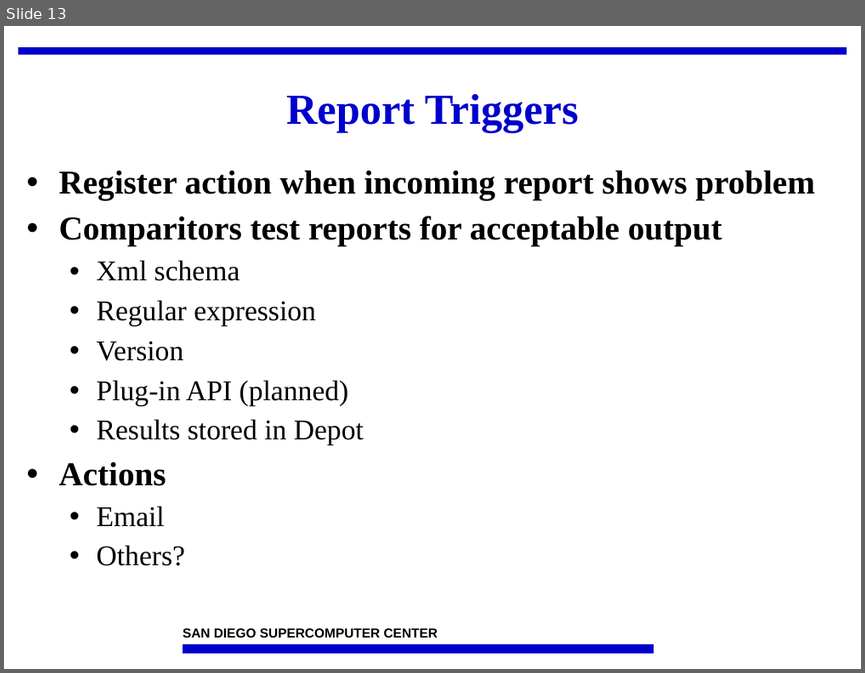
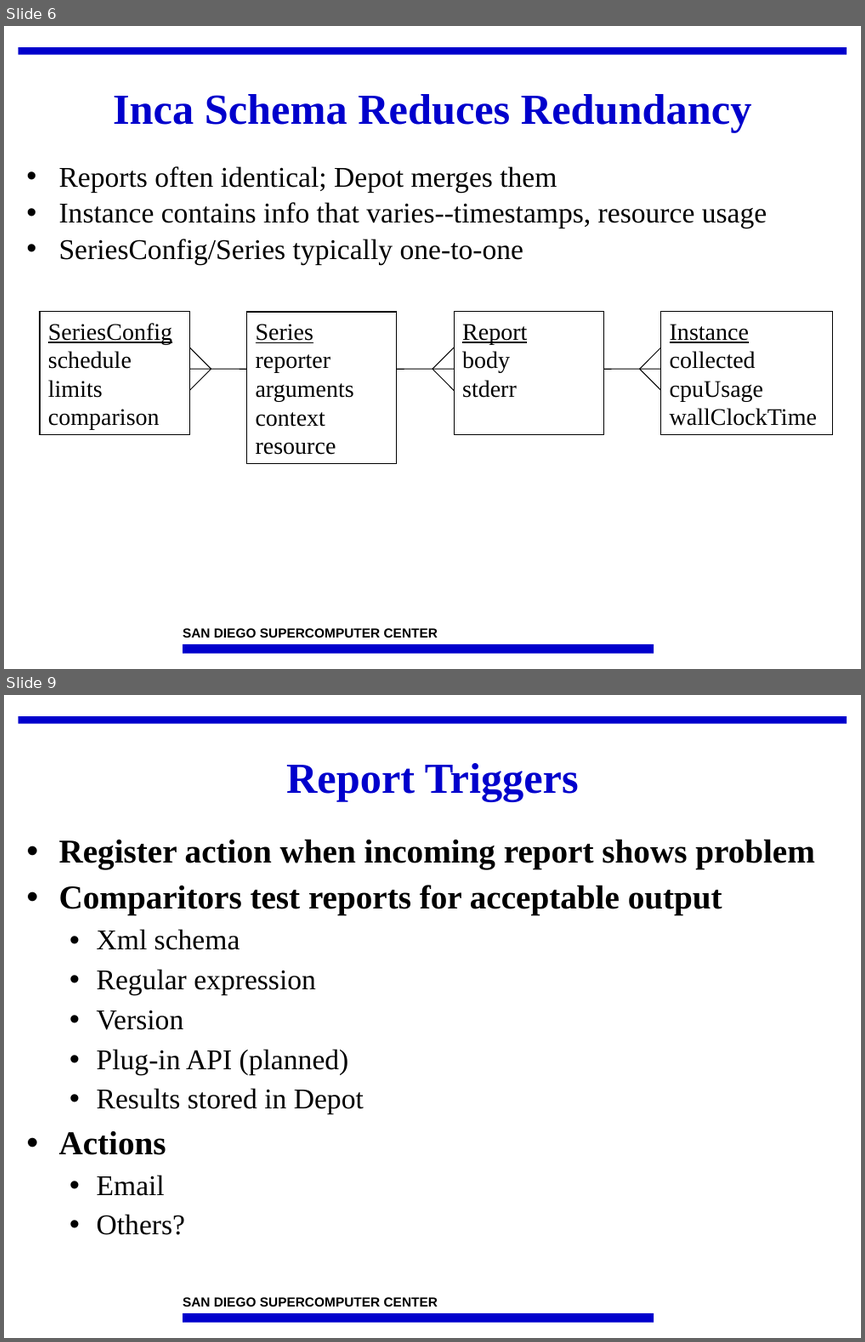
Before and after one commit to IncaProject/inca-xsede, a slide deck: talks/2008workshop/depot.ppt. Shown one above the other, each under a label of ours: slide 13 before the commit, slides 6 and 9 after it; the slides between them are not shown. The pictures are 865x673 and 865x1342 pixels, drawn with LibreOffice and Linux fonts; fonts in the diff are those of the drawing; background and template pictures are left out. Boxes give left, top, right and bottom in pixels: in the first picture for what was removed or moved away, otherwise in the second. Text is boxed around its words. In the diff, an @@ line names an element or a change of style, - is before the commit and + after.

```diff
--- a/talks/2008workshop/depot.ppt
+++ b/talks/2008workshop/depot.ppt
@@ slide 6 added at (4,26,861,669), background #FFFFFF; not listed: 3 template elements that a slide beside it also shows @@
@@ title added at (113,94,752,133), 36 pt, text #0000CC, bold @@
+Inca Schema Reduces Redundancy
@@ text added at (59,166,766,265), 24 pt, text #000000 @@
+• Reports often identical; Depot merges them
+• Instance contains info that varies--timestamps, resource usage
+• SeriesConfig/Series typically one-to-one
@@ rectangle added at (40,312,190,435), outline #000000 0.74 pt, 20 pt, text #000000 @@
+SeriesConfig
+schedule limits
+comparison
@@ rectangle added at (246,312,397,463), outline #000000 0.74 pt, 20 pt, text #000000 @@
+Series
+reporter
+arguments
+context
+resource
@@ rectangle added at (454,312,604,435), outline #000000 0.74 pt, 20 pt, text #000000 @@
+Report
+body
+stderr
@@ rectangle added at (661,312,833,435), outline #000000 0.74 pt, 20 pt, text #000000 @@
+Instance
+collected
+cpuUsage
+wallClockTime
@@ line added from (211, 369) to (190, 347), #000000 0.74 pt @@
@@ line added from (432, 369) to (454, 347), #000000 0.74 pt @@
@@ line added from (640, 369) to (661, 347), #000000 0.74 pt @@
@@ line added from (190, 369) to (246, 369), #000000 0.74 pt @@
@@ line added from (211, 369) to (190, 390), #000000 0.74 pt @@
@@ line added from (454, 369) to (397, 369), #000000 0.74 pt @@
@@ line added from (432, 369) to (454, 390), #000000 0.74 pt @@
@@ line added from (661, 369) to (604, 369), #000000 0.74 pt @@
@@ line added from (640, 369) to (661, 390), #000000 0.74 pt @@
@@ what was slide 13 is now slide 9 @@
```
Also in this commit, not shown: 2 slides changed, 6 other slides added, 10 slides removed.
